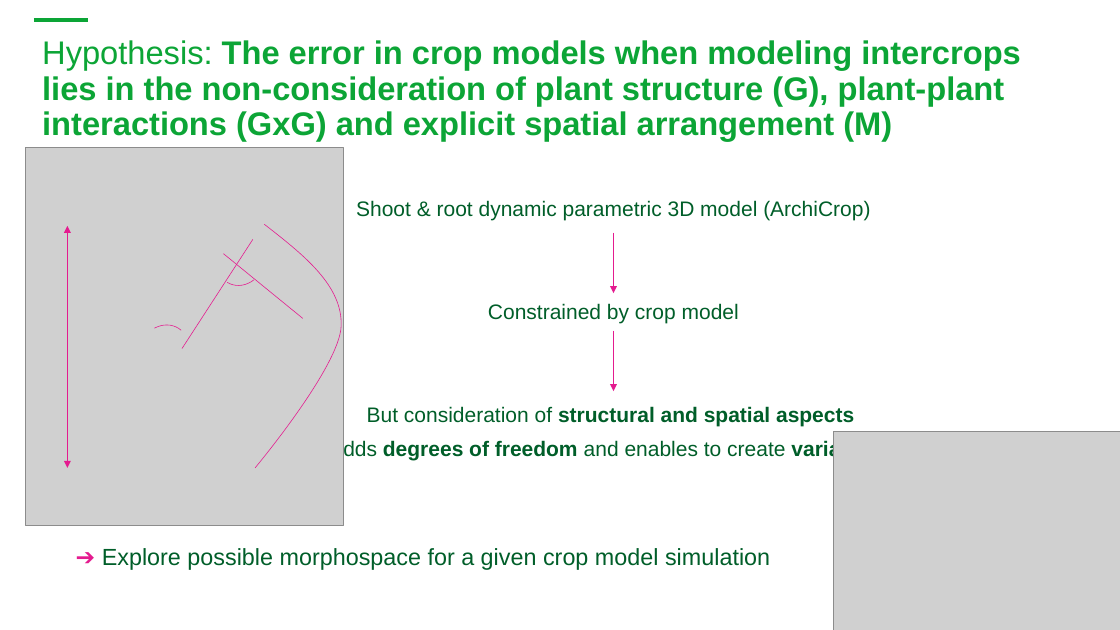
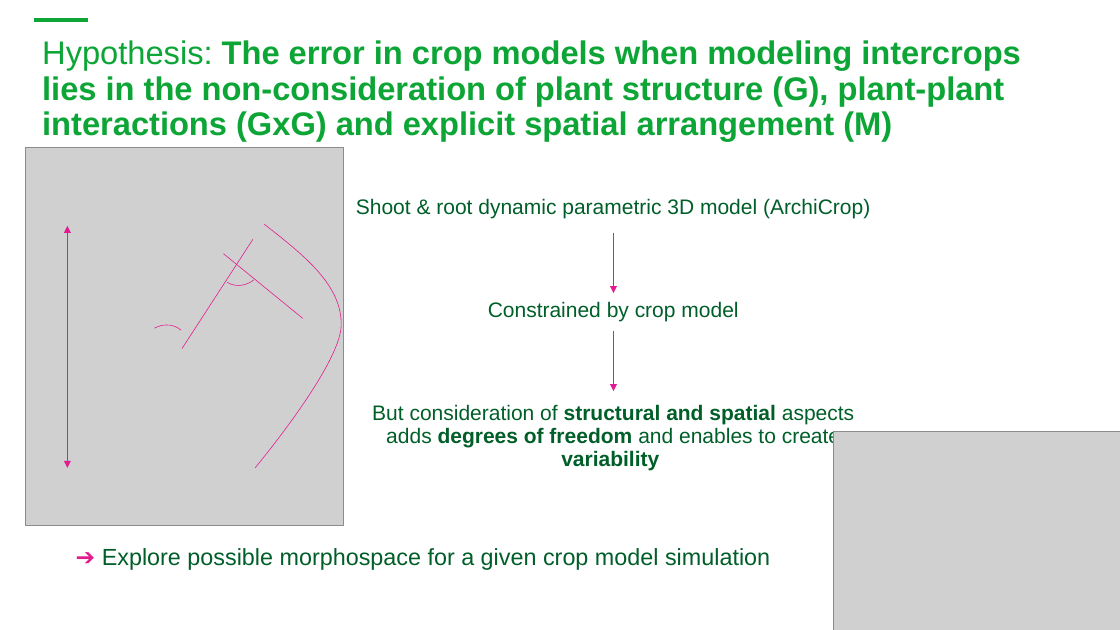
Before and after one commit to orianebro/PhD_Oriane, a slide deck: slide 7 of resources/ppt_Agapiades_28_05_2024_V2.pptx. Drawn at 1120x630 pixels with LibreOffice and Linux fonts; fonts in the diff are those of the drawing; grey boxes stand for pictures. Boxes give left, top, right and bottom in pixels: in the first picture for what was removed or moved away, otherwise in the second. Text is boxed around its words. In the diff, an @@ line names an element or a change of style, - is before the commit and + after.

```diff
--- a/resources/ppt_Agapiades_28_05_2024_V2.pptx
+++ b/resources/ppt_Agapiades_28_05_2024_V2.pptx
@@ text "Shoot & root dynamic parametric ..." moved from (x1=332, y1=200, x2=889, y2=461) to (x1=356, y1=198, x2=870, y2=470) @@
@@ text at (x1=372, y1=404, x2=854, y2=470): text changed; bold off @@
-But consideration of structural and spatial aspects
-adds degrees of freedom and enables to create variability
+But consideration of structural and spatial aspects adds degrees of freedom and enables to create variability
```
Also in this commit, not shown: 4 other slides changed, 41 other files.
